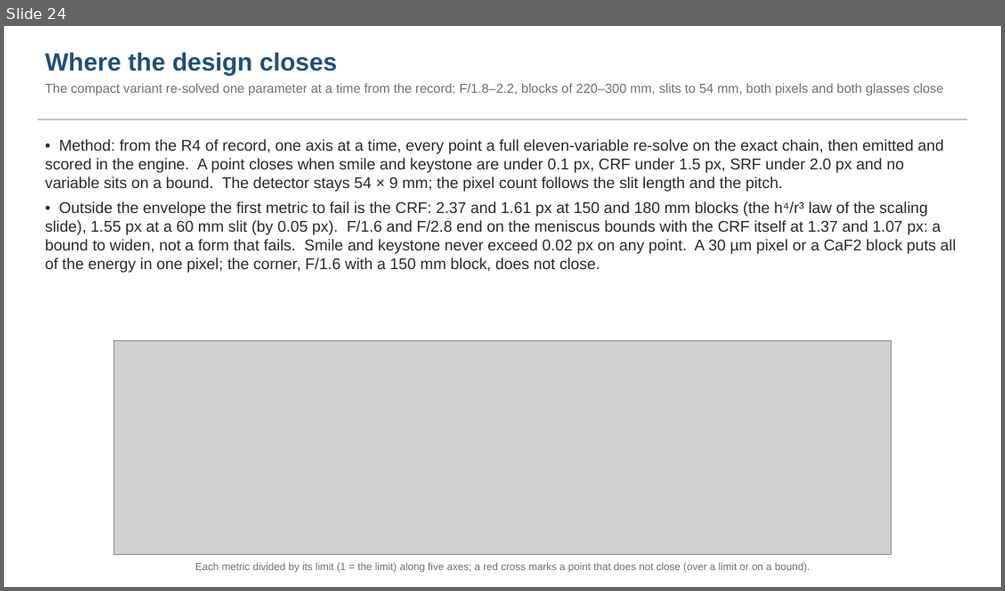
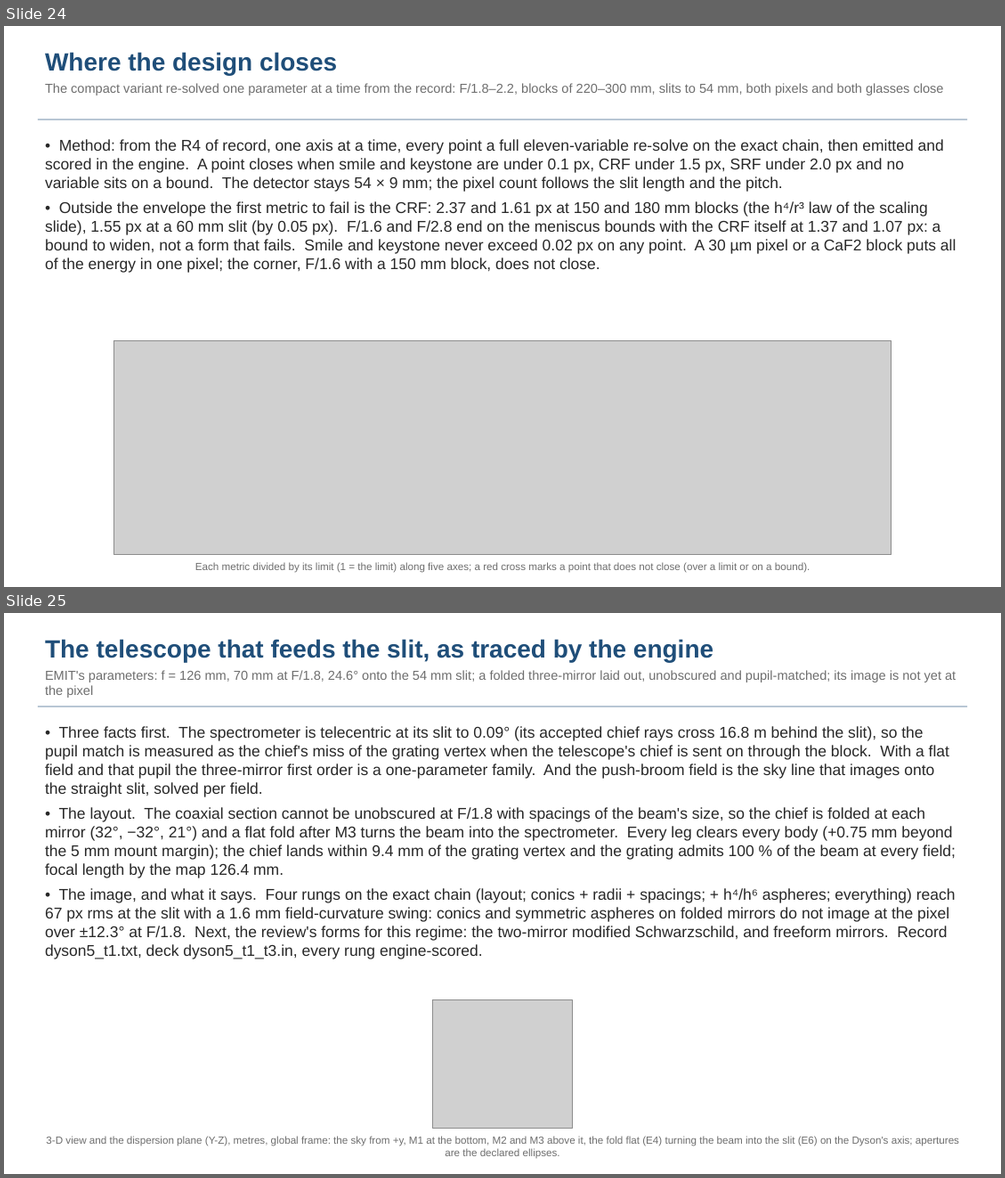
Before and after one commit to nasa-jpl/macos, a slide deck: demo_session/deck_dyson.pptx. Shown one above the other, each under a label of ours: slide 24 before the commit, slides 24 and 25 after it. The pictures are 1005x591 and 1005x1178 pixels, drawn with LibreOffice and Linux fonts; fonts in the diff are those of the drawing; grey boxes stand for pictures. Boxes give left, top, right and bottom in pixels: in the first picture for what was removed or moved away, otherwise in the second. Text is boxed around its words. In the diff, an @@ line names an element or a change of style, - is before the commit and + after.

```diff
--- a/demo_session/deck_dyson.pptx
+++ b/demo_session/deck_dyson.pptx
@@ slide 25 added at bbox=[4, 613, 1001, 1174], background #FFFFFF @@
@@ text added at bbox=[45, 639, 955, 698], 12.5 pt, text #6E6E6E @@
+The telescope that feeds the slit, as traced by the engine
+EMIT's parameters: f = 126 mm, 70 mm at F/1.8, 24.6° onto the 54 mm slit; a folded three-mirror laid out, unobscured and pupil-matched; its image is not yet at the pixel
@@ rectangle added at bbox=[38, 706, 967, 707], fill #B8C6D4 @@
@@ text added at bbox=[45, 726, 955, 959], 15 pt, text #282828 @@
+• Three facts first. The spectrometer is telecentric at its slit to 0.09° (its accepted chief rays cross 16.8 m behind the slit), so the pupil match is measured as the chief's miss of the grating vertex when the telescope's chief is sent on through the block. With a flat field and that pupil the three-mirror first order is a one-parameter family. And the push-broom field is the sky line that images onto the straight slit, solved per field.
+• The layout. The coaxial section cannot be unobscured at F/1.8 with spacings of the beam's size, so the chief is folded at each mirror (32°, −32°, 21°) and a flat fold after M3 turns the beam into the spectrometer. Every leg clears every body (+0.75 mm beyond the 5 mm mount margin); the chief lands within 9.4 mm of the grating vertex and the grating admits 100 % of the beam at every field; focal length by the map 126.4 mm.
+• The image, and what it says. Four rungs on the exact chain (layout; conics + radii + spacings; + h⁴/h⁶ aspheres; everything) reach 67 px rms at the slit with a 1.6 mm field-curvature swing: conics and symmetric aspheres on folded mirrors do not image at the pixel over ±12.3° at F/1.8. Next, the review's forms for this regime: the two-mirror modified Schwarzschild, and freeform mirrors. Record dyson5_t1.txt, deck dyson5_t1_t3.in, every rung engine-scored.
@@ picture added at bbox=[432, 999, 573, 1128] @@
@@ text added at bbox=[46, 1135, 959, 1158], 10 pt, text #6E6E6E @@
+3-D view and the dispersion plane (Y-Z), metres, global frame: the sky from +y, M1 at the bottom, M2 and M3 above it, the fold flat (E4) turning the beam into the slit (E6) on the Dyson's axis; apertures are the declared ellipses.
```
Also in this commit, not shown: 2 slides changed, 1 other slide added, 12 other files.
